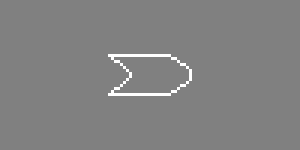
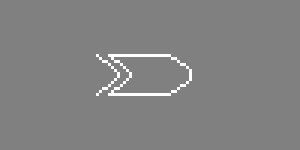
Revision of a layered 300x150 image; what changed, layer by layer:
painted on "Layer #1" over 96, 54, 120, 96
